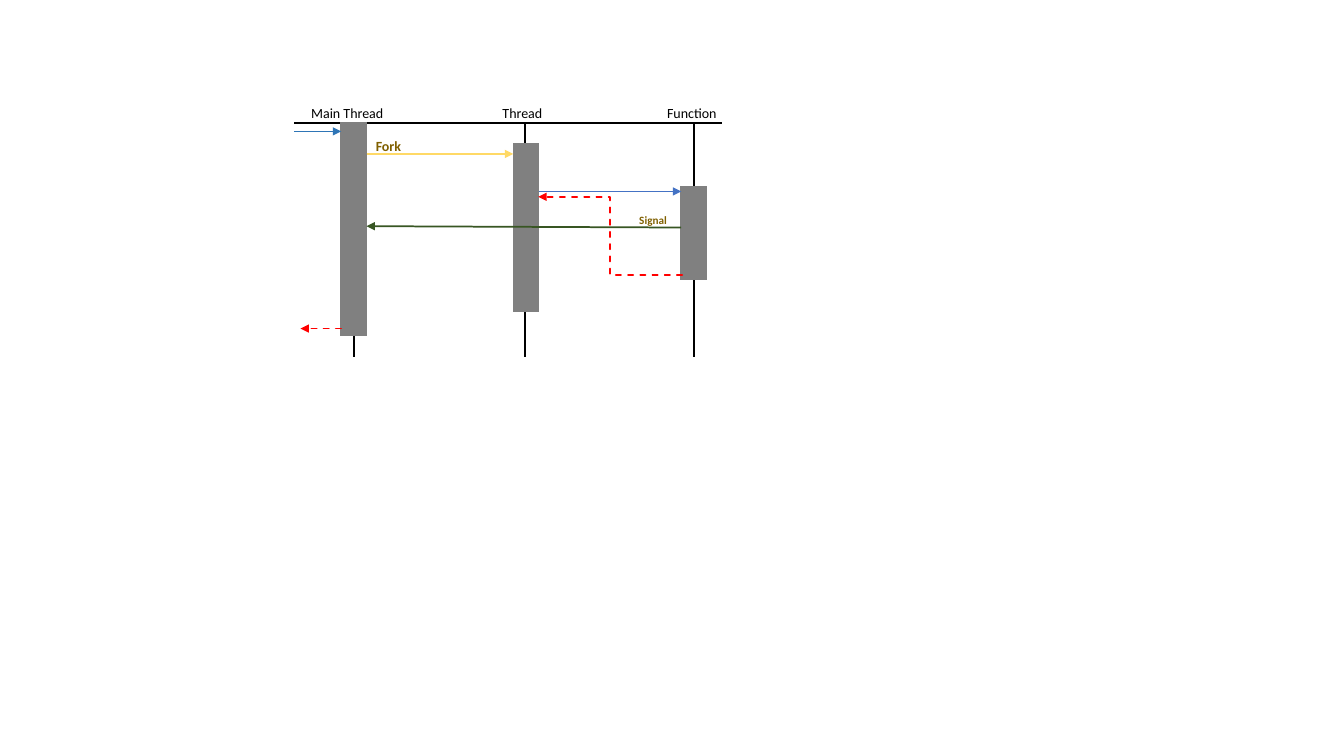
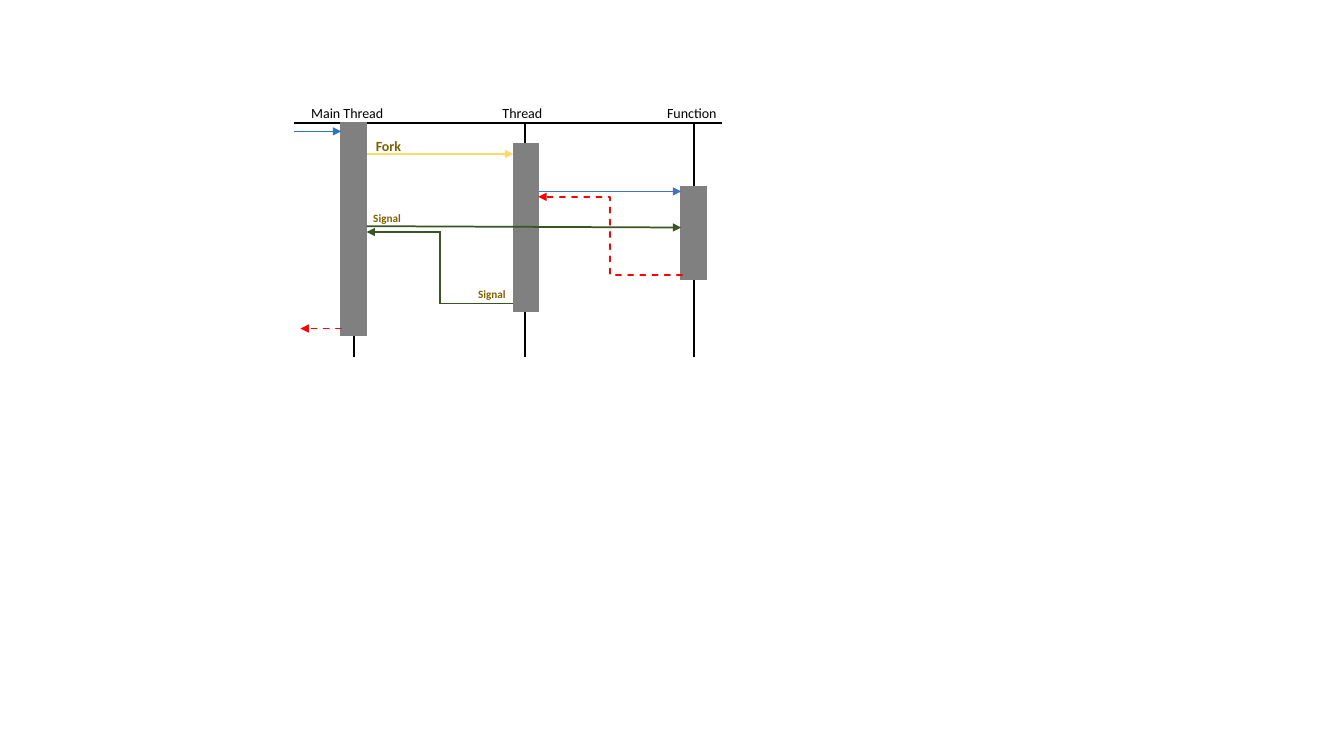
Before and after one commit to Vicchang/RayarkTutorial, a slide deck: slide 4 of Coroutine.pptx. Drawn at 1344x756 pixels with LibreOffice and Linux fonts; fonts in the diff are those of the drawing. Boxes give left, top, right and bottom in pixels: in the first picture for what was removed or moved away, otherwise in the second. Text is boxed around its words. In the diff, an @@ line names an element or a change of style, - is before the commit and + after.

```diff
--- a/Coroutine.pptx
+++ b/Coroutine.pptx
@@ text "Signal" moved from (x1=639, y1=215, x2=667, y2=228) to (x1=373, y1=214, x2=401, y2=226) @@
@@ arrow (367, 226) - (682, 228): arrowheads changed @@
@@ elbow arrow added from (513, 303) to (367, 232), #385723 1.25 pt @@
@@ text added at (x1=478, y1=290, x2=506, y2=300), 8 pt, text #806000, bold @@
+Signal
```
Also in this commit, not shown: 1 other slide changed, 2 other files.
